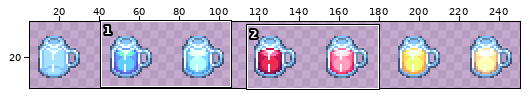
One commit to this sprite sheet: GraphicAssets/Item/Drinks/Drink_6.png. The first picture is a wide view before the edit; the outline marks the close-up.
Close-up. First the earlier version:
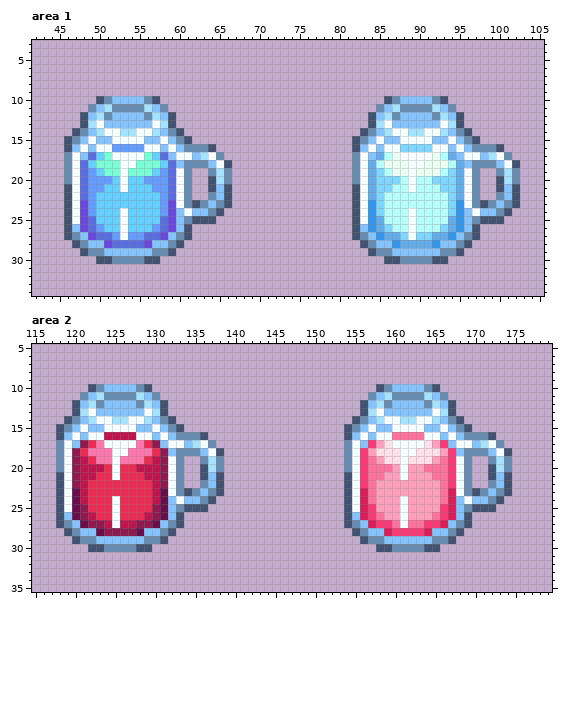
The file is 252x36 pixels. Shown: area 1: x 42..105, y 3..34; area 2: x 115..179, y 5..35. The wide view leaves out empty margins. The commit also changed other parts of the picture, which this record leaves out.
After:
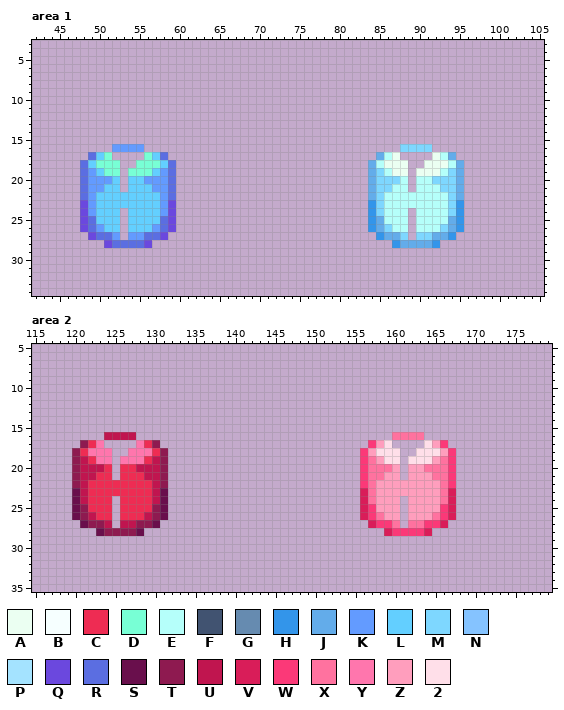
Palette (. is transparent): A #ebfff2  B #f6ffff  C #ee2c53  D #78ffd5  E #b5fffa  F #415371  G #668bb0  H #3395ea  J #63acea  K #639bff  L #63cfff  M #7ed7ff  N #85c3ff  P #a4e3ff  Q #6b48de  R #5b6ee1  S #690f4c  T #8e1a50  U #c0154f  V #d91d59  W #fb3978  X #ff729f  Y #ff76ad  Z #ff9ebd  2 #ffdfe9
What changed:
Changed rows in their new state; - is an unchanged pixel.
Area 1:
first column x 46:
10 ----........----------------------------........---------
11 ---..........--------------------------..........--------
12 --............------------------------............-------
13 --............------------------------............-------
14 -..............----------------------..............------
15 ................--------------------................-----
16 ......----.........-----------------......----.........--
17 ...---....---.......----------------...---....---.......-
18 ..-----..-----.......---------------..-----..-----.......
19 ..-----.------..--...---------------..-----.------..--...
20 ..-----.------..--...---------------..-----.------..--...
21 ..-----.------..--...---------------..-----.------..--...
22 ..------------..--...---------------..------------..--...
23 ..------------.......---------------..------------.......
24 ..-----.------......----------------..-----.------......-
25 ..-----.------.....-----------------..-----.------.....--
26 ..-----.------..--------------------..-----.------..-----
27 ...----.-----...--------------------...----.-----...-----
28 -....------....----------------------....------....------
29 --............------------------------............-------
30 ----........----------------------------........---------
Area 2:
first column x 118:
10 ----........----------------------------........---------
11 ---..........--------------------------..........--------
12 --............------------------------............-------
13 --............------------------------............-------
14 -..............----------------------..............------
15 ................--------------------................-----
16 ......----.........-----------------......----.........--
17 ...---....---.......----------------...---....---.......-
18 ..-----..-----.......---------------..-----..-----.......
19 ..-----.------..--...---------------..-----.------..--...
20 ..-----.------..--...---------------..-----.------..--...
21 ..-----.------..--...---------------..-----.------..--...
22 ..------------..--...---------------..------------..--...
23 ..------------.......---------------..------------.......
24 ..-----.------......----------------..-----.------......-
25 ..-----.------.....-----------------..-----.------.....--
26 ..-----.------..--------------------..-----.------..-----
27 ...----.-----...--------------------...----.-----...-----
28 -....------....----------------------....------....------
29 --............------------------------............-------
30 ----........----------------------------........---------
